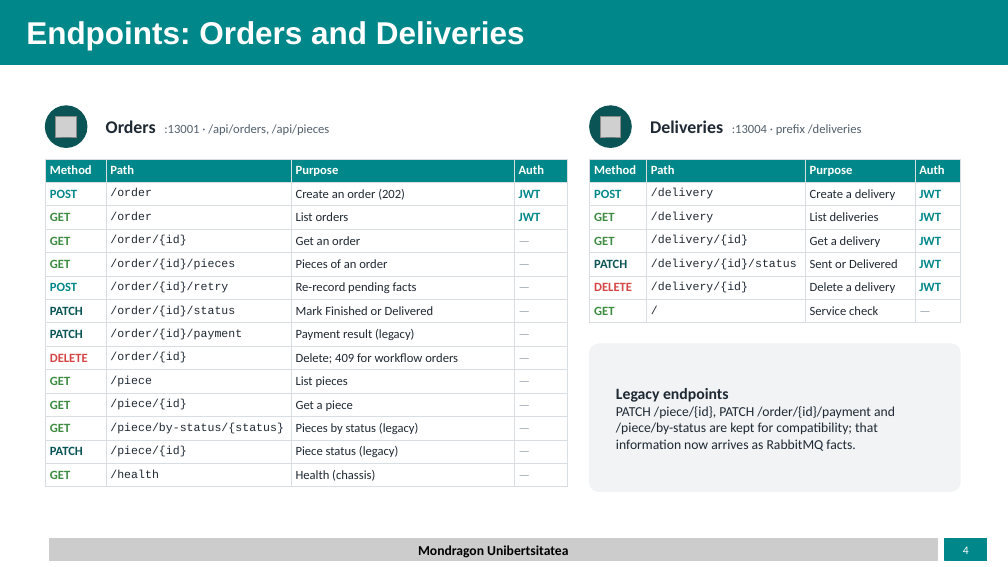
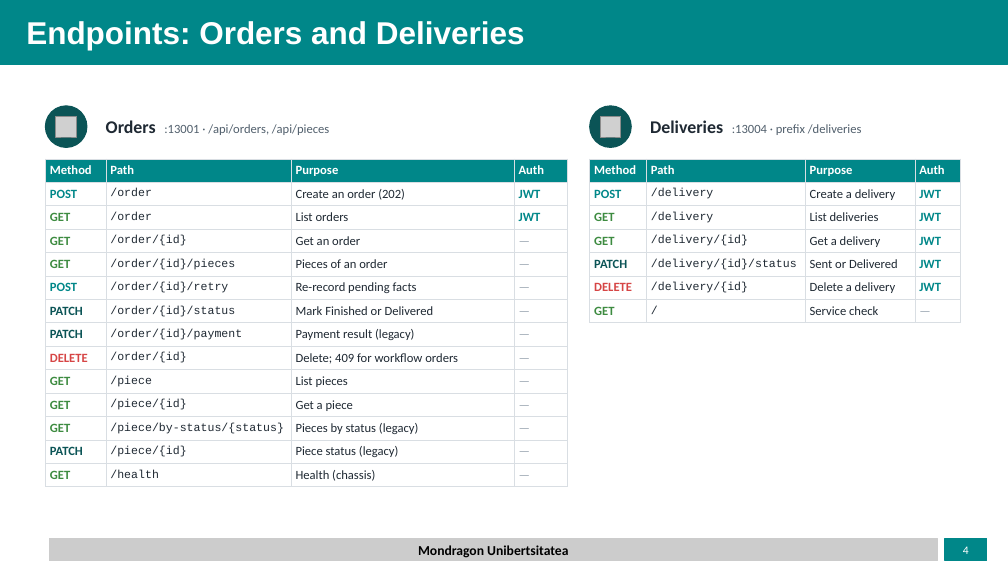
Before and after one commit to Uthereted/EjercicioMonolitico, a slide deck: slide 4 of manufacturing_microservices.pptx. Drawn at 1008x567 pixels with LibreOffice and Linux fonts; fonts in the diff are those of the drawing; grey boxes stand for pictures; background and template pictures are left out. Boxes give left, top, right and bottom in pixels: in the first picture for what was removed or moved away, otherwise in the second. Text is boxed around its words. In the diff, an @@ line names an element or a change of style, - is before the commit and + after.

```diff
--- a/manufacturing_microservices.pptx
+++ b/manufacturing_microservices.pptx
@@ rounded rectangle removed at [590,344,960,492] @@
@@ text removed at [616,388,895,451] @@
-Legacy endpoints
-PATCH /piece/{id}, PATCH /order/{id}/payment and /piece/by-status are kept for compatibility; that information now arrives as RabbitMQ facts.
```
Also in this commit, not shown: 2 other slides changed.
